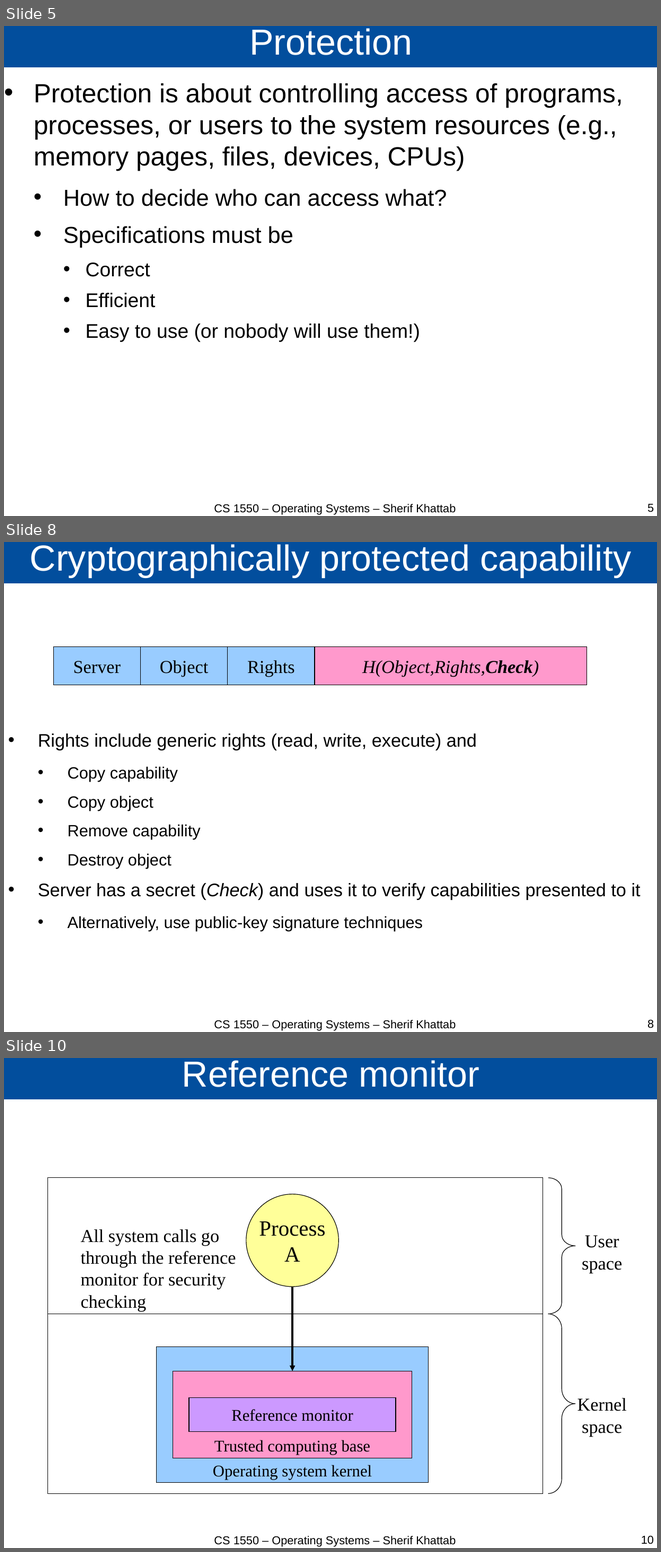
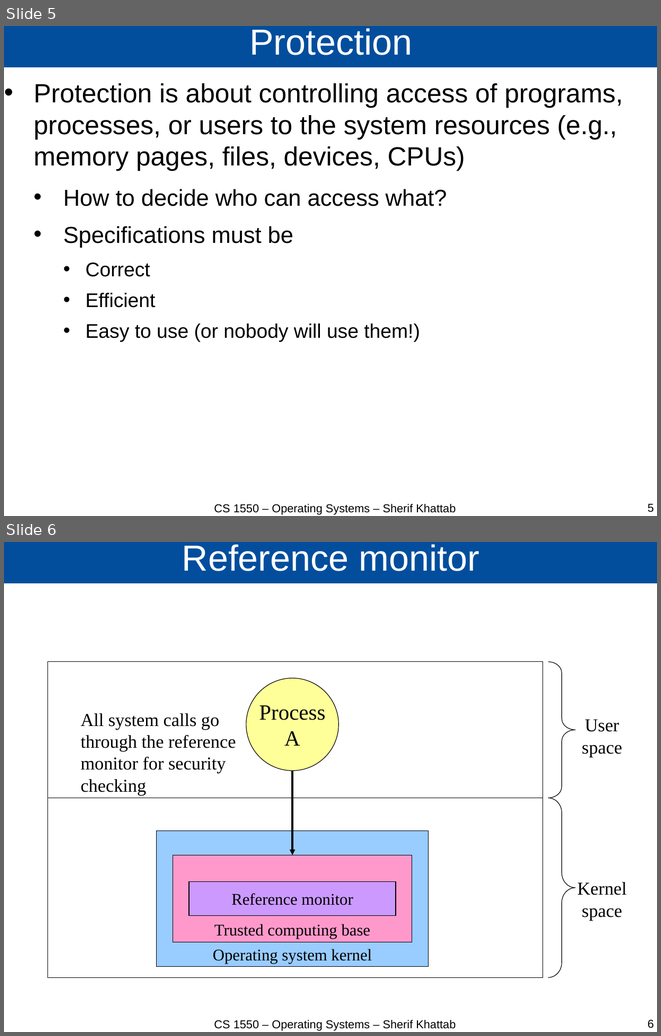
Before and after one commit to cs1550-2244/cs1550-code-handouts, a slide deck: DraftSlides/Lecture26.pptx. Shown one above the other, each under a label of ours: slides 5, 8 and 10 before the commit, slides 5 and 6 after it; the slides between them are not shown. The pictures are 661x1552 and 661x1036 pixels, drawn with LibreOffice and Linux fonts; fonts in the diff are those of the drawing. Boxes give left, top, right and bottom in pixels: in the first picture for what was removed or moved away, otherwise in the second. Text is boxed around its words. In the diff, an @@ line names an element or a change of style, - is before the commit and + after.

```diff
--- a/DraftSlides/Lecture26.pptx
+++ b/DraftSlides/Lecture26.pptx
@@ slide 8 removed at box(4, 542, 657, 1032), background #FFFFFF @@
@@ title removed at box(4, 542, 657, 583) @@
-Cryptographically protected capability
@@ rectangle removed at box(53, 647, 140, 685) @@
-Server
@@ rectangle removed at box(140, 647, 227, 685) @@
-Object
@@ rectangle removed at box(227, 647, 315, 685) @@
-Rights
@@ rectangle removed at box(315, 647, 586, 685) @@
-H(Object,Rights,Check)
@@ text removed at box(38, 733, 641, 930) @@
-• Rights include generic rights (read, write, execute) and
-  • Copy capability
-  • Copy object
-  • Remove capability
-  • Destroy object
-• Server has a secret (Check) and uses it to verify capabilities presented to it
-  • Alternatively, use public-key signature techniques
@@ text removed at box(214, 1020, 456, 1031) @@
-CS 1550 – Operating Systems – Sherif Khattab
@@ page number removed at box(647, 1020, 654, 1028) @@
-8
@@ what was slide 10 is now slide 6 @@
@@ page number at box(647, 1020, 654, 1028): text changed @@
-10
+6
```
Also in this commit, not shown: 3 other slides removed, 3 other files.
